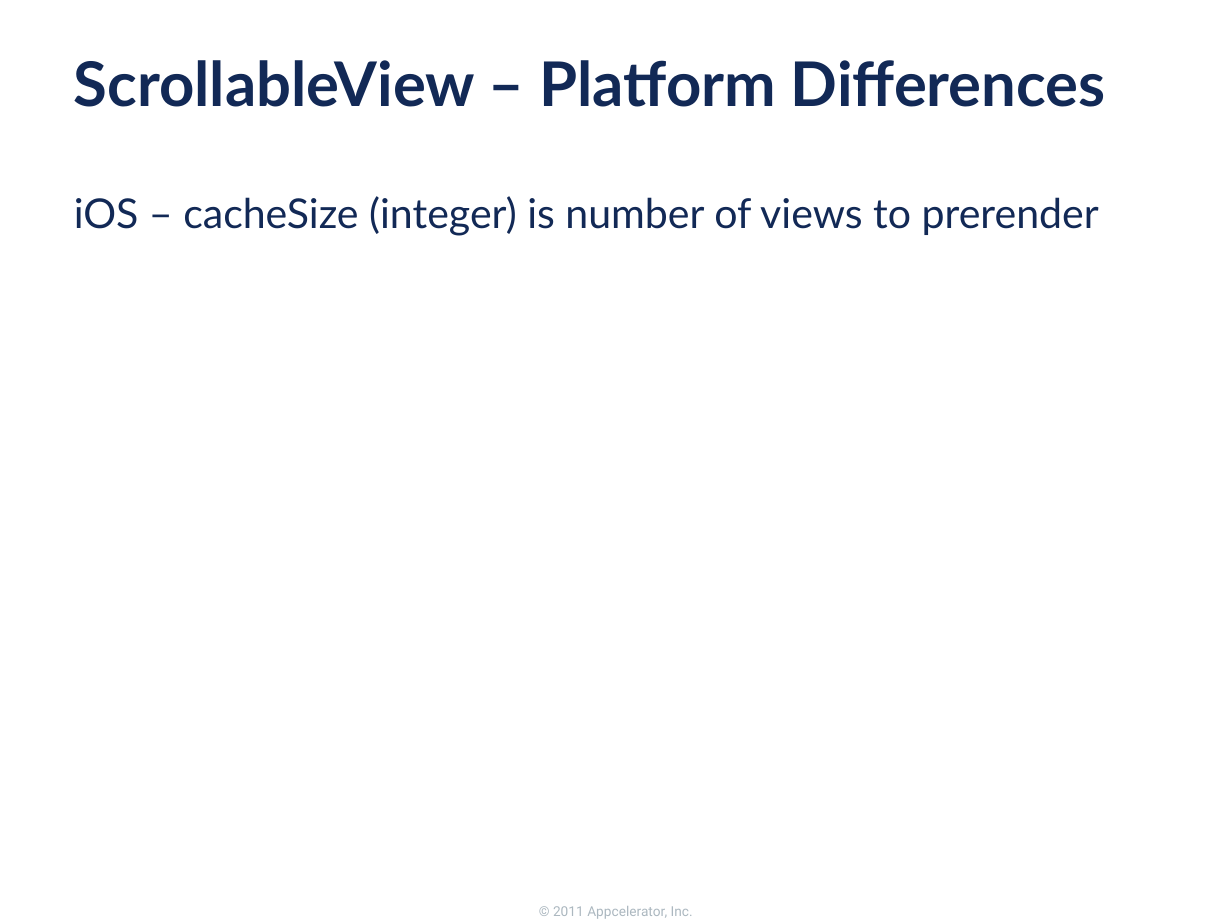
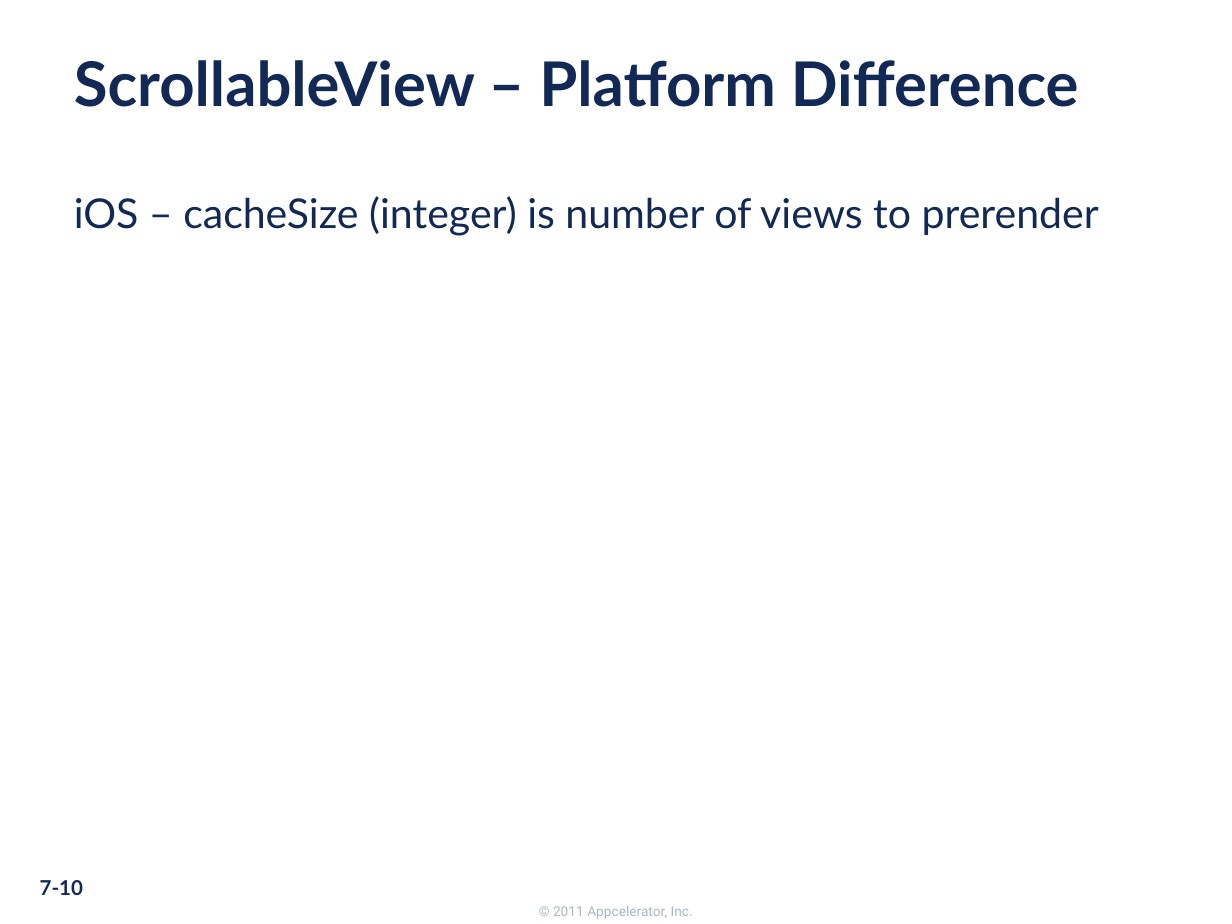
Before and after one commit to appcelerator-forks/appcelerator-training.tcmd_certification, a slide deck: slide 10 of 335.pptx. Drawn at 1232x924 pixels with LibreOffice and Linux fonts; fonts in the diff are those of the drawing; background and template pictures are left out. Boxes give left, top, right and bottom in pixels: in the first picture for what was removed or moved away, otherwise in the second. Text is boxed around its words. In the diff, an @@ line names an element or a change of style, - is before the commit and + after.

Commit message:
Add page numbers, consistent slide titles, fixes

```diff
--- a/335.pptx
+++ b/335.pptx
@@ title at (74, 60, 1079, 107): text changed @@
-ScrollableView – Platform Differences
+ScrollableView – Platform Difference
@@ page number added at (40, 880, 83, 895), 12 pt, text #122956, bold @@
+7-10
```
Also in this commit, not shown: 14 other slides changed, 11 other files.
